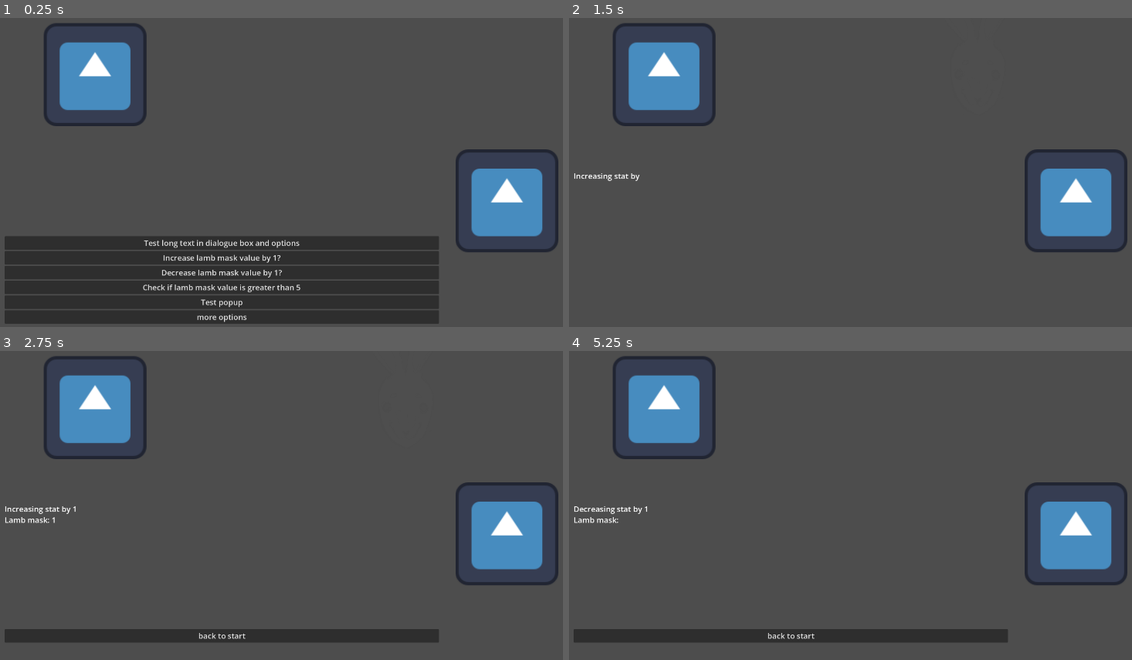
Above: before the commit, frames 1-4 (two rows, left to right).
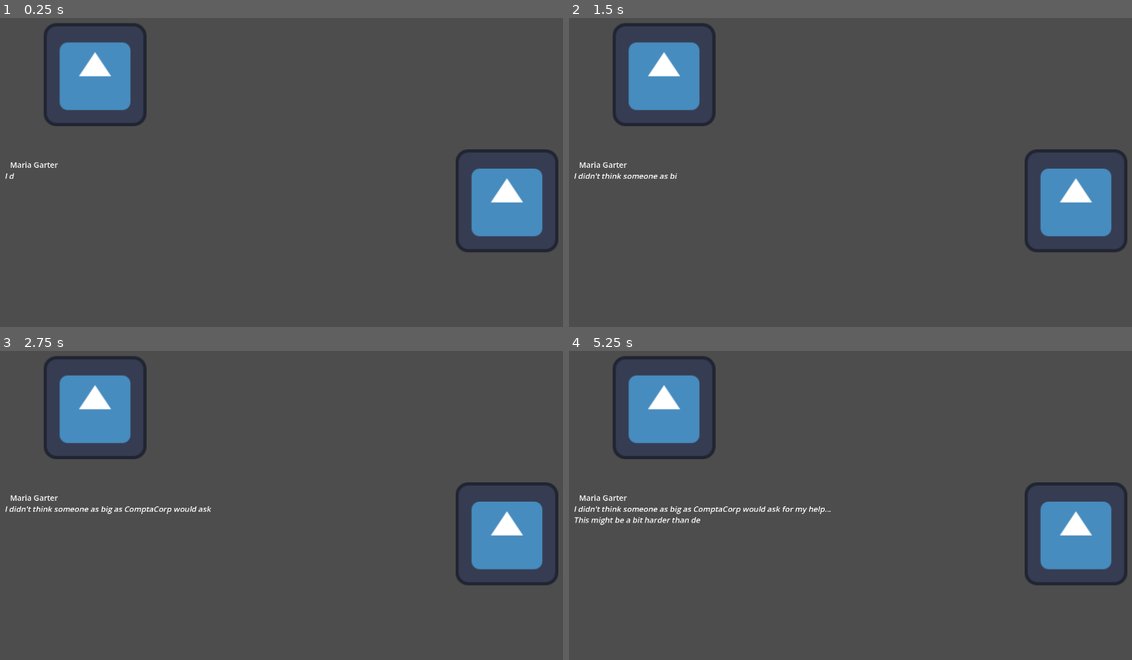
Above: after the commit, the same moments.

Repository: Kaselli/GGJ2026
Game: Godot game, scene res://scenes/game_scene.tscn
Two runs of this game, one before a commit and one after it. Both use one fixed random seed, a clock stepped at 60 frames per second and the inputs below. The engine's default icon, where the game draws it, is replaced by a stand-in: a white triangle on a blue panel in a dark square.
Inputs (mouse positions are in pixels of both pictures, inside the frame that each line leads up to):
- Up to frame 1 (0.25 s): no input
- Up to frame 2 (1.5 s): click (788, 259) at 0.5 s, where only the run before the commit has a clickable "Increase lamb mask value by 1?"
- Up to frame 3 (2.75 s): no input
- Up to frame 4 (5.25 s): click (788, 635) at 2.75 s, where only the run before the commit has a clickable "back to start"; click (788, 604) at 3.5 s, where only the run before the commit has a clickable "Decrease lamb mask value by 1?"; tap Enter at 5 s

The runs differ from the first frame. In frame 1, 19% of the frame differs, in the area x 0-78%, y 46-99%; in frame 2, 0.3%; in frame 3, 3.7%; in frame 4, 4.0%.

Commit message:
Phase 1 Intro, Began Work On Assessment

Diff:
--- /dev/null
+++ b/dialogue/Phase1.json
@@ -0,0 +1,92 @@
+[
+	{
+		"commands_raw": "signal(setspeakername,Maria Garter)\n[i]I didn't think someone as big as ComptaCorp would ask for my help...\nThis might be a bit harder than dealing with small businesses.[/i]\n?> ->Intro 1",
+		"gnode_name": "start",
+		"id": 0.0,
+		"name": "start",
+		"position": [
+			340.0,
+			60.0
+		]
+	},
+	{
+		"commands_raw": "signal(setspeakername,Maria Garter)\n[i]Is this girl the financial manager's trainee or something?\nShe looks lost.[/i]\n?> ->Intro 2",
+		"gnode_name": "intro 1",
+		"id": 1.0,
+		"name": "Intro 1",
+		"position": [
+			440.0,
+			60.0
+		]
+	},
+	{
+		"commands_raw": "signal(setspeakername,Maria Garter)\nGood morning! I'm Miss Garter: Potential Energy management plan consultant.\nI was supposed to meet with a ComptaCorp representative, to discuss a resource management strategy.\n?> ->Intro 3",
+		"gnode_name": "intro 2",
+		"id": 2.0,
+		"name": "Intro 2",
+		"position": [
+			580.0,
+			60.0
+		]
+	},
+	{
+		"commands_raw": "signal(setspeakername,Client)\nH-hello! Yes, that would be me.\n?> ->Assessment 1",
+		"gnode_name": "intro 3",
+		"id": 3.0,
+		"name": "Intro 3",
+		"position": [
+			720.0,
+			60.0
+		]
+	},
+	{
+		"commands_raw": "signal(setspeakername,Maria Garter)\n[i]Insecure rookie. Simple enough.[/i]\n?> ->Assessment 2",
+		"gnode_name": "assessment 1",
+		"id": 4.0,
+		"name": "Assessment 1",
+		"position": [
+			880.0,
+			60.0
+		]
+	},
+	{
+		"commands_raw": "signal(setspeakername,Maria Garter)\nI'm sure you have no time to waste, so let's get to business, shall we?\nWhat are the companies current issues?\n?> ->Assessment 3",
+		"gnode_name": "assessment 2",
+		"id": 5.0,
+		"name": "Assessment 2",
+		"position": [
+			1040.0,
+			60.0
+		]
+	},
+	{
+		"commands_raw": "signal(setspeakername,Client)\nWell, the company's latest financial report is... worse than usual.\nMy supervisors tasked me with finding a better resource management strategy.\n?> ->Assessment 4",
+		"gnode_name": "assessment 3",
+		"id": 6.0,
+		"name": "Assessment 3",
+		"position": [
+			1200.0,
+			60.0
+		]
+	},
+	{
+		"commands_raw": "signal(setspeakername,Maria Garter)\nI see:\n?> Do you know where to start?->Assessment 5\n?> Any idea what might have caused this?->Assessment 5",
+		"gnode_name": "assessment 4",
+		"id": 7.0,
+		"name": "Assessment 4",
+		"position": [
+			1360.0,
+			60.0
+		]
+	},
+	{
+		"commands_raw": "asrsdkjl",
+		"gnode_name": "assessment 5",
+		"id": 8.0,
+		"name": "Assessment 5",
+		"position": [
+			1520.0,
+			60.0
+		]
+	}
+]
--- a/scenes/game_scene.tscn
+++ b/scenes/game_scene.tscn
@@ -2,9 +2,9 @@
 
 [ext_resource type="Script" uid="uid://ct3mld64mxh8w" path="res://scripts/utils/mask_popup.gd" id="1_mw25s"]
 [ext_resource type="Script" uid="uid://eoclu0gr4evd" path="res://addons/ez_dialogue/dialogue_resource/DialogueBox.gd" id="1_ycayy"]
-[ext_resource type="JSON" path="res://dialogue/sample_dialogue.json" id="2_bw6k5"]
 [ext_resource type="Script" uid="uid://d2ctk7y4xw0pv" path="res://addons/ez_dialogue/ez_dialogue_node.gd" id="3_y3j0m"]
 [ext_resource type="Script" uid="uid://cg6u82ophs13c" path="res://scripts/sprites_handler/sprite_handler.gd" id="4_bw6k5"]
+[ext_resource type="JSON" path="res://dialogue/Phase1.json" id="4_mw25s"]
 [ext_resource type="Texture2D" uid="uid://d3v8eynat77lb" path="res://icon.svg" id="5_y3j0m"]
 [ext_resource type="PackedScene" uid="uid://5oo0u215l715" path="res://scenes/utils/mask_slider.tscn" id="6_rurhu"]
 [ext_resource type="Script" uid="uid://c7503r4l6h1c4" path="res://scripts/sprites_handler/character_name_handler.gd" id="7_kk2rg"]
@@ -64,7 +64,7 @@
 size_flags_vertical = 8
 alignment = 2
 script = ExtResource("1_ycayy")
-dialogue = ExtResource("2_bw6k5")
+dialogue = ExtResource("4_mw25s")
 state = {
 "other_mask": 0,
 "self_mask_1": 0,
